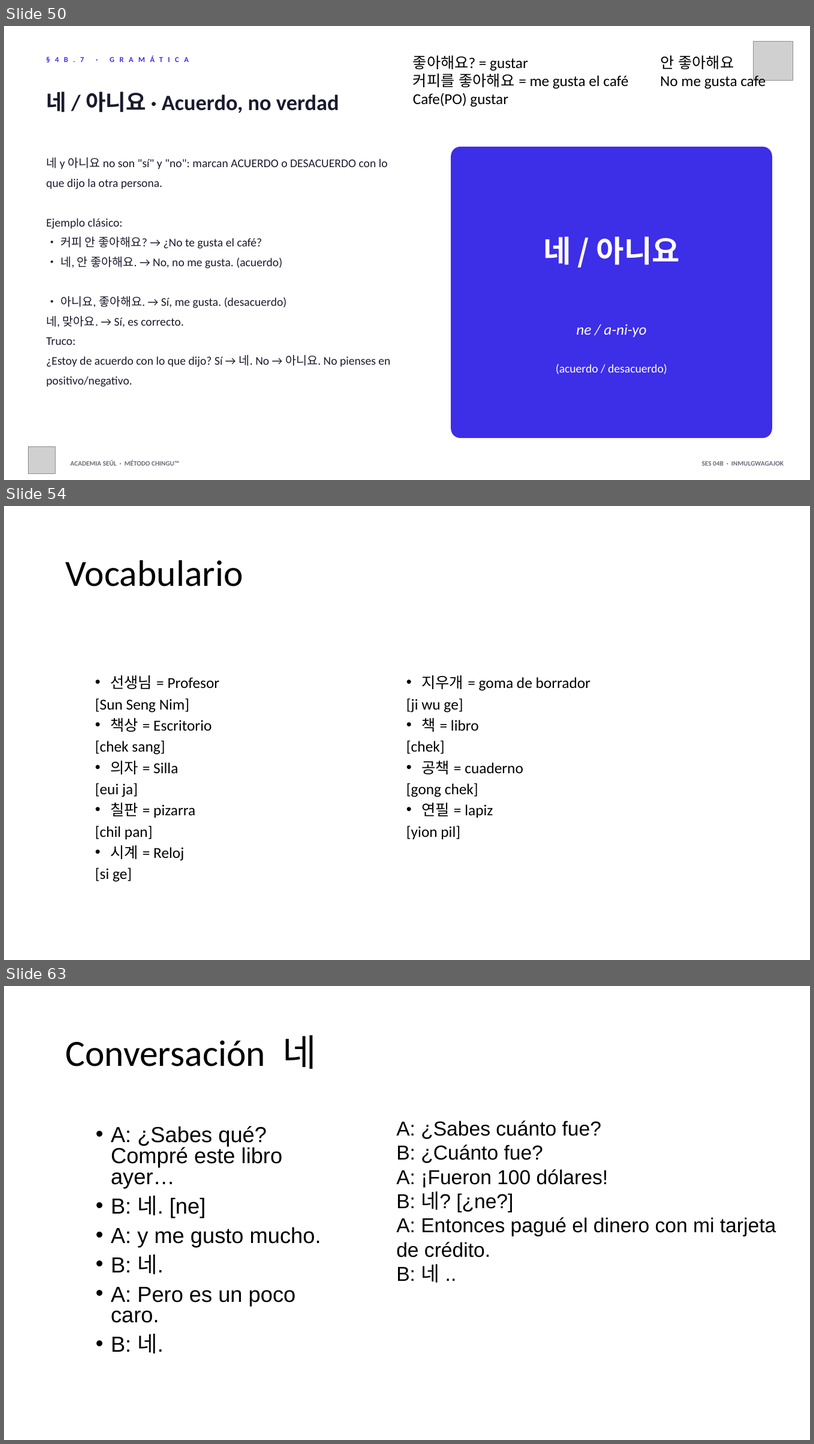
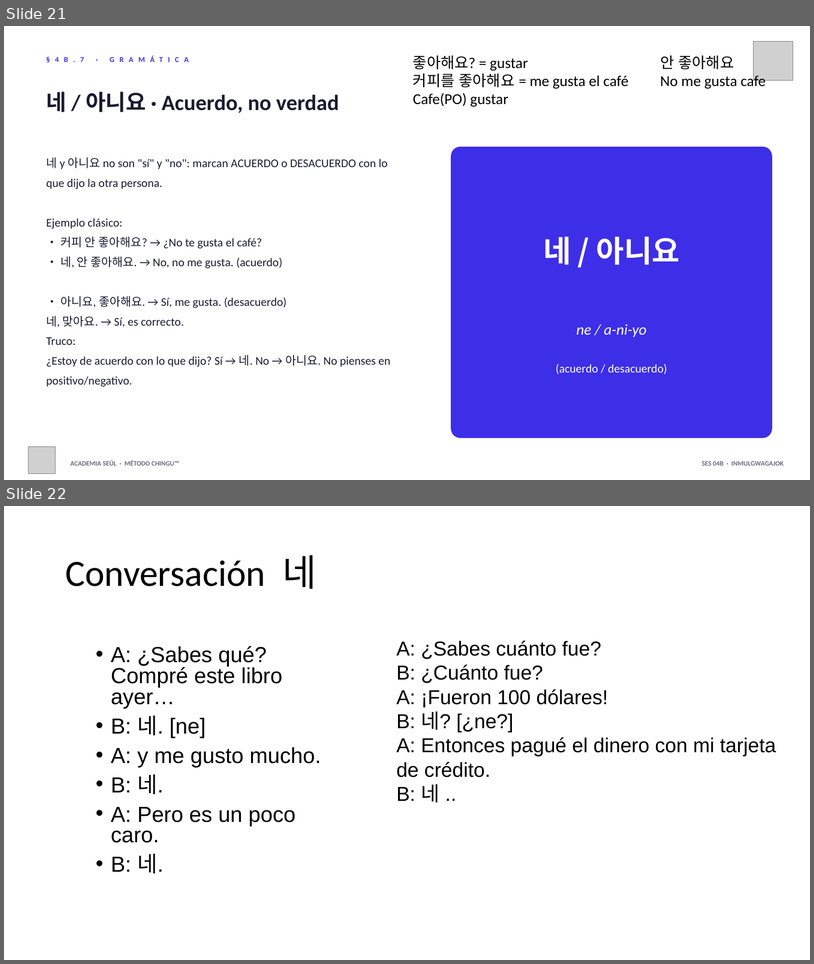
Before and after one commit to academiaseul/ACADEMIASEULWEB, a slide deck: A1_Nivel_1/04_Vida_Diaria/Sesion_04b_Personas_Familia.pptx. Shown one above the other, each under a label of ours: slides 50, 54 and 63 before the commit, slides 21 and 22 after it; the slides between them are not shown. The pictures are 814x1444 and 814x964 pixels, drawn with LibreOffice and Linux fonts; fonts in the diff are those of the drawing; grey boxes stand for pictures. Boxes give left, top, right and bottom in pixels: in the first picture for what was removed or moved away, otherwise in the second. Text is boxed around its words. In the diff, an @@ line names an element or a change of style, - is before the commit and + after.

```diff
--- a/A1_Nivel_1/04_Vida_Diaria/Sesion_04b_Personas_Familia.pptx
+++ b/A1_Nivel_1/04_Vida_Diaria/Sesion_04b_Personas_Familia.pptx
@@ slide 54 removed at [4, 506, 810, 960], background #FFFFFF @@
@@ title removed at [65, 560, 243, 586] @@
-Vocabulario
@@ text removed at [95, 675, 591, 882] @@
-• 선생님 = Profesor
-[Sun Seng Nim]
-• 책상 = Escritorio
-[chek sang]
-• 의자 = Silla
-[eui ja]
-• 칠판 = pizarra
-[chil pan]
-• 시계 = Reloj
-[si ge]
-• 지우개 = goma de borrador
-[ji wu ge]
-• 책 = libro
-[chek]
-• 공책 = cuaderno
-[gong chek]
-• 연필 = lapiz
-[yion pil]
@@ what was slide 50 is now slide 21 @@
@@ what was slide 63 is now slide 22 @@
```
Also in this commit, not shown: 5 slides changed, 3 slides added, 48 other slides removed, 20 other files.
